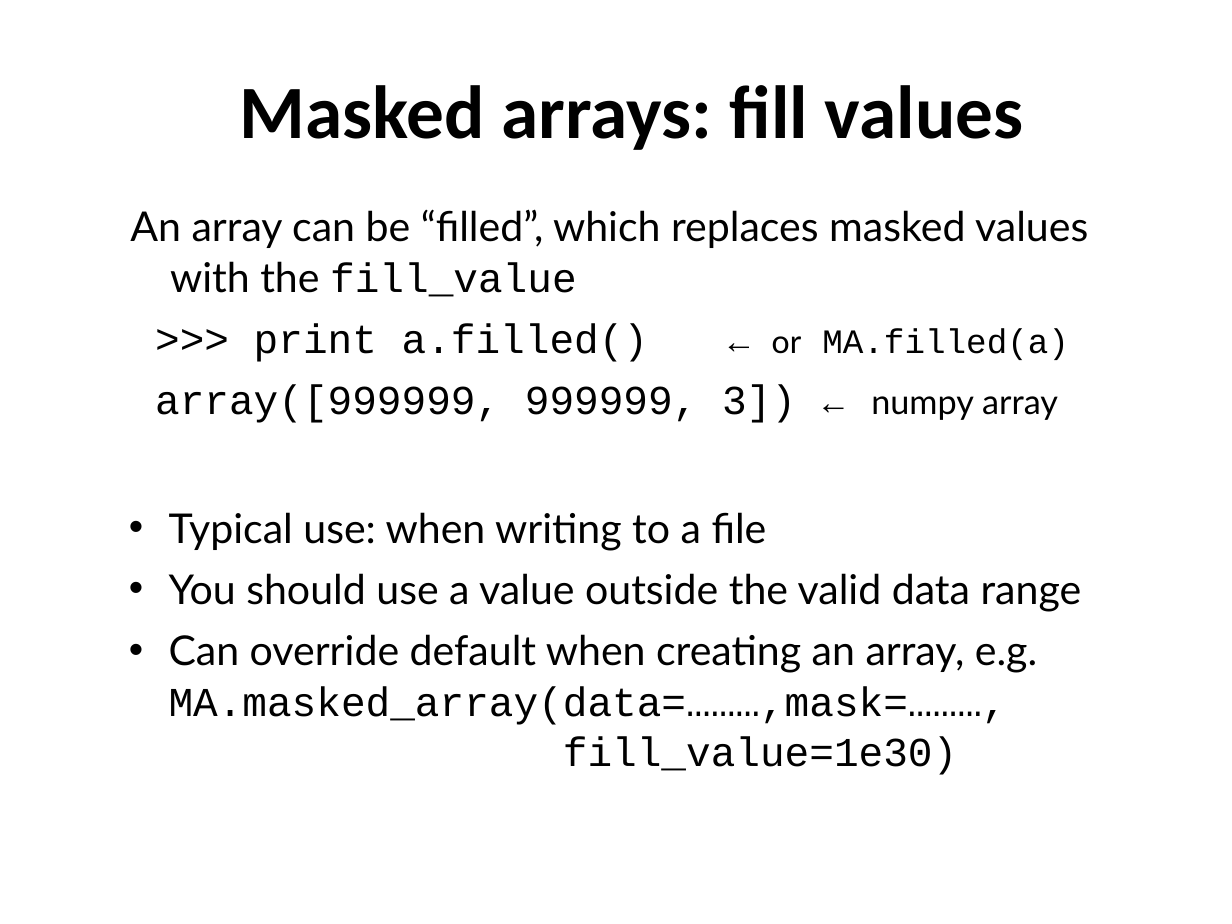
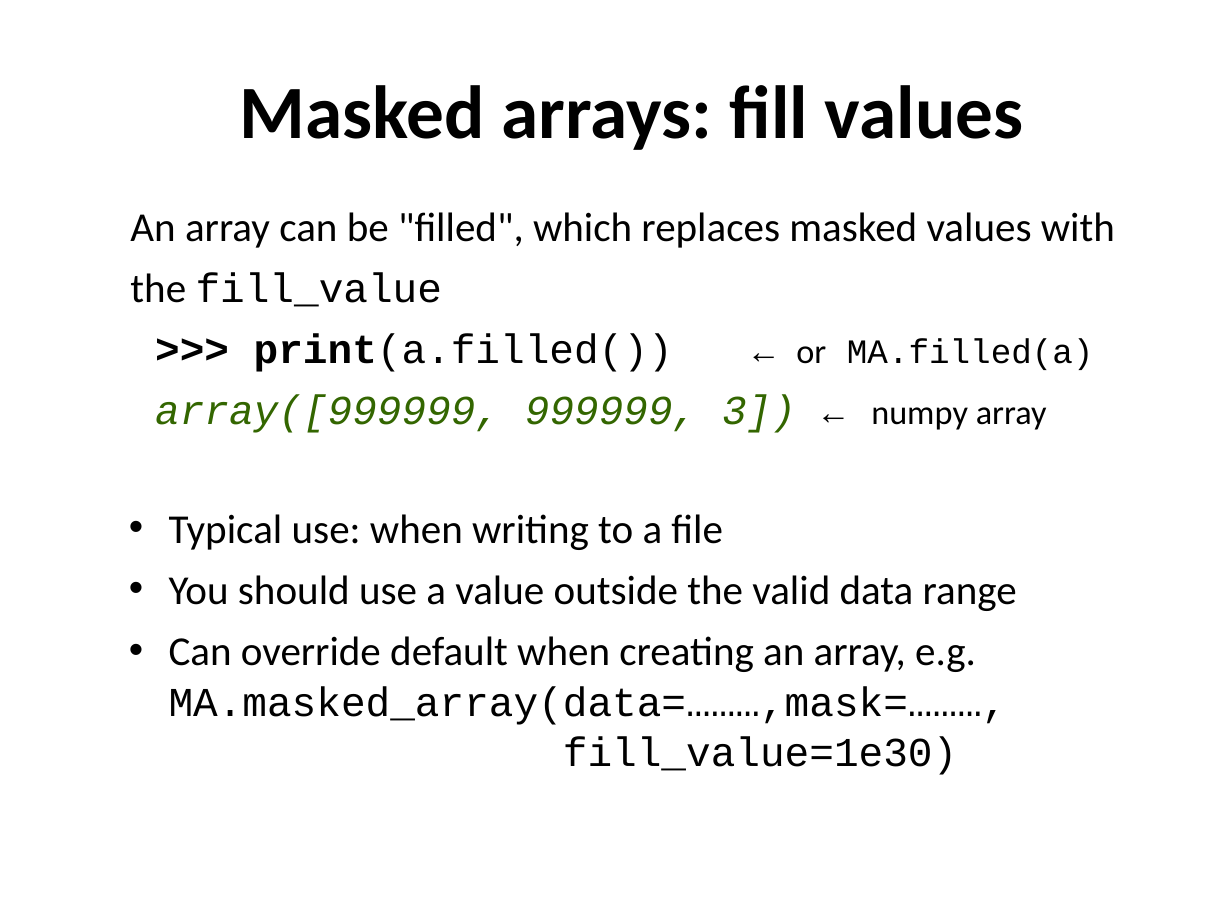
Before and after one commit to ncasuk/ncas-isc, a slide deck: slide 35 of python/presentations/handling_arrays/numpy.ppt (slide 36 before the commit). Drawn at 1232x924 pixels with LibreOffice and Linux fonts; fonts in the diff are those of the drawing; background and template pictures are left out. Boxes give left, top, right and bottom in pixels: in the first picture for what was removed or moved away, otherwise in the second. Text is boxed around its words. In the diff, an @@ line names an element or a change of style, - is before the commit and + after.

Commit message:
Finished and checked numpy presentation

```diff
--- a/python/presentations/handling_arrays/numpy.ppt
+++ b/python/presentations/handling_arrays/numpy.ppt
@@ text at (130, 212, 1115, 372): text changed; font Lato to Calibri @@
-An array can be “filled”, which replaces masked values with the fill_value
->>> print a.filled() ← or MA.filled(a)
+An array can be "filled", which replaces masked values with
+the fill_value
+>>> print(a.filled()) ← or MA.filled(a)
@@ text at (155, 395, 1047, 433): font Lato to Calibri in "numpy array"; text colour #000000 to #336600, italic on in "array([999999, 999999, 3])" @@
@@ text "Typical use: when writing to ..." at (169, 514, 1017, 775): font Lato to Calibri in "Typical use: when writing to a file", "You should use a value outside the ...", "Can override default when creating an array, ..." @@
```
Also in this commit, not shown: 35 other slides changed, 1 slide removed.
